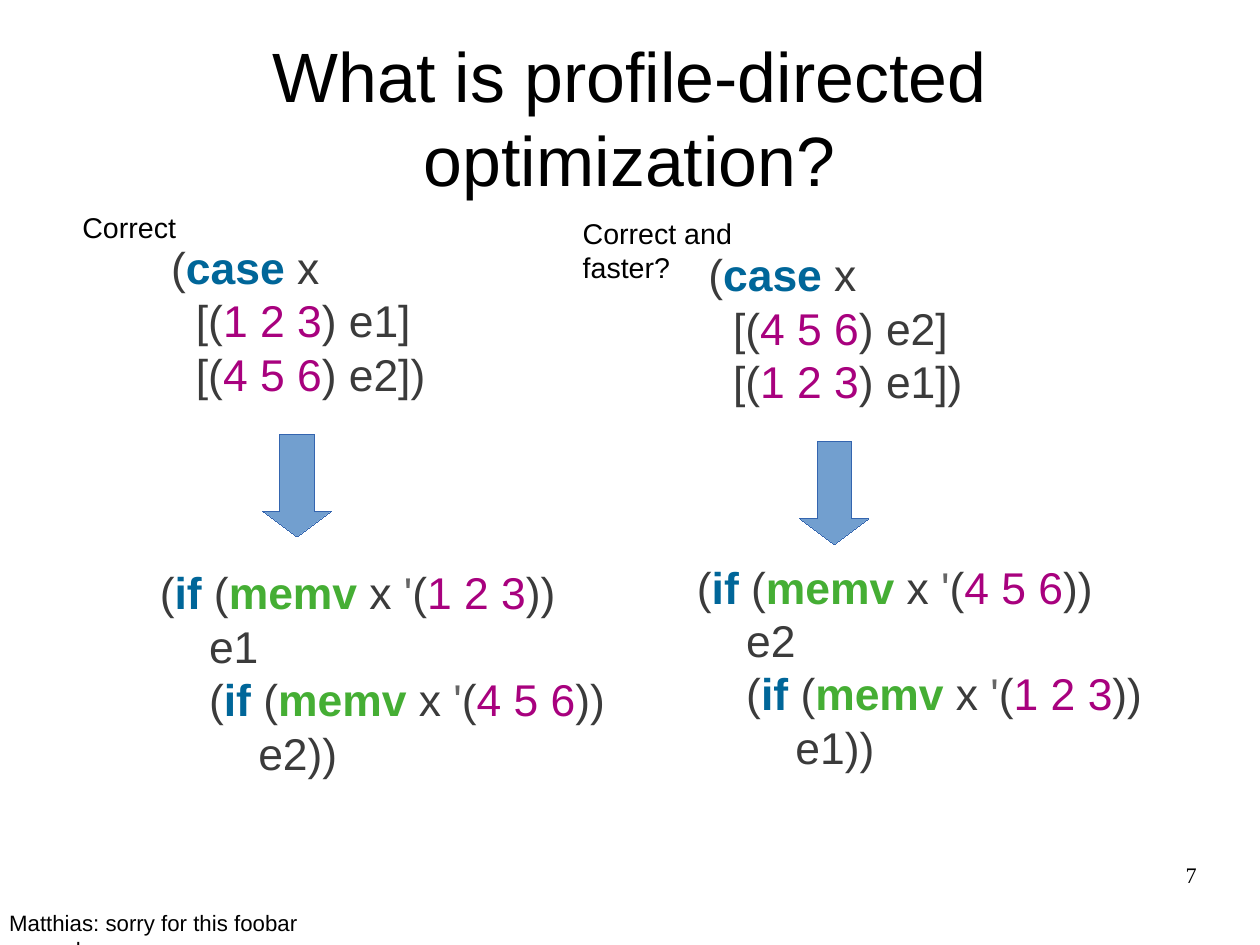
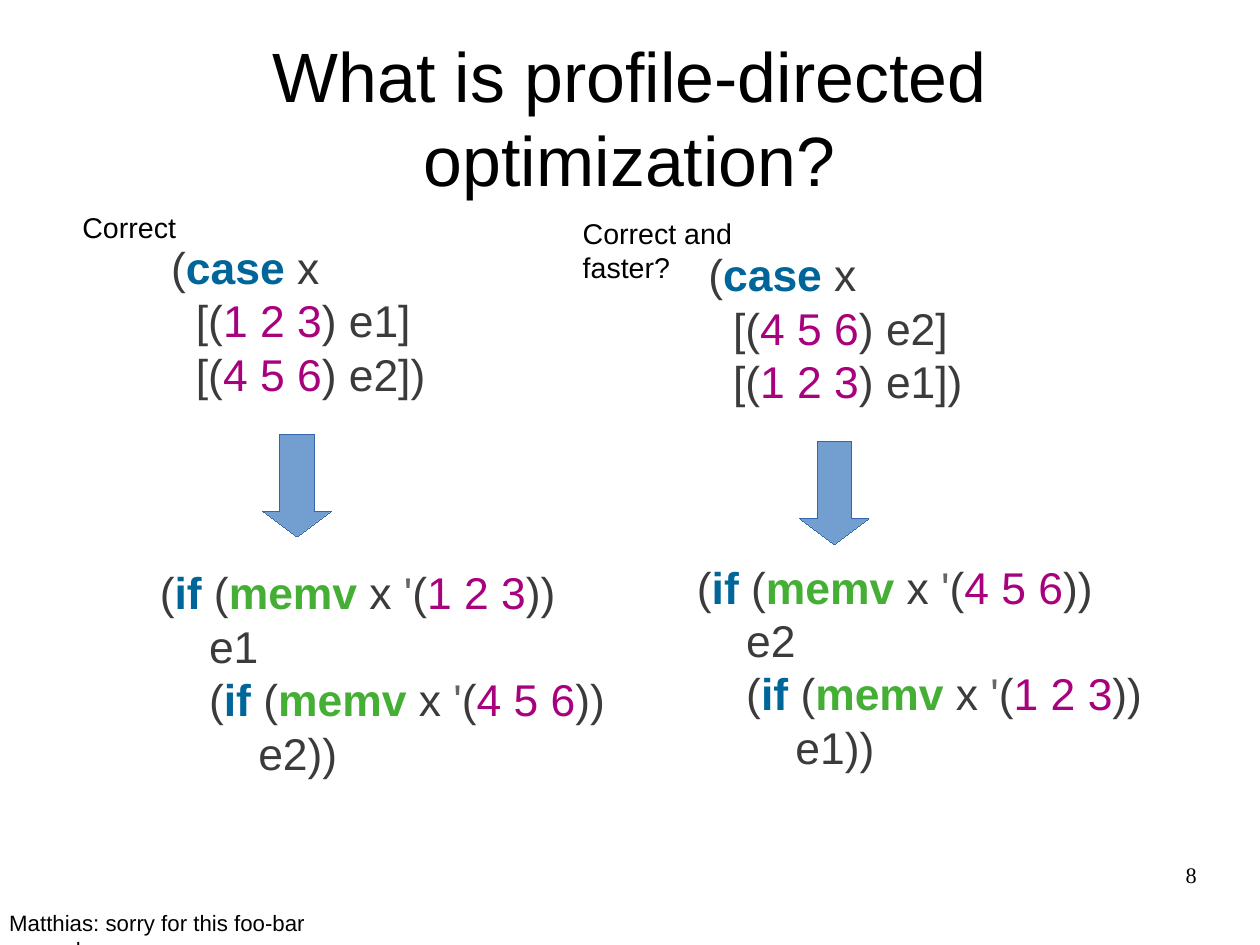
Before and after one commit to wilbowma/pgmp, a slide deck: slide 8 of profile-directed-meta-programming.odp (slide 7 before the commit). Drawn at 1260x945 pixels with LibreOffice and Linux fonts; fonts in the diff are those of the drawing. Boxes give left, top, right and bottom in pixels: in the first picture for what was removed or moved away, otherwise in the second. Text is boxed around its words. In the diff, an @@ line names an element or a change of style, - is before the commit and + after.

```diff
--- a/profile-directed-meta-programming.odp
+++ b/profile-directed-meta-programming.odp
@@ page number at [1186, 868, 1197, 884]: text changed @@
-7
+8
@@ text at [9, 915, 304, 936]: text changed @@
-Matthias: sorry for this foobar example.
+Matthias: sorry for this foo-bar example.
```
Also in this commit, not shown: 14 other slides changed, 1 slide added.
